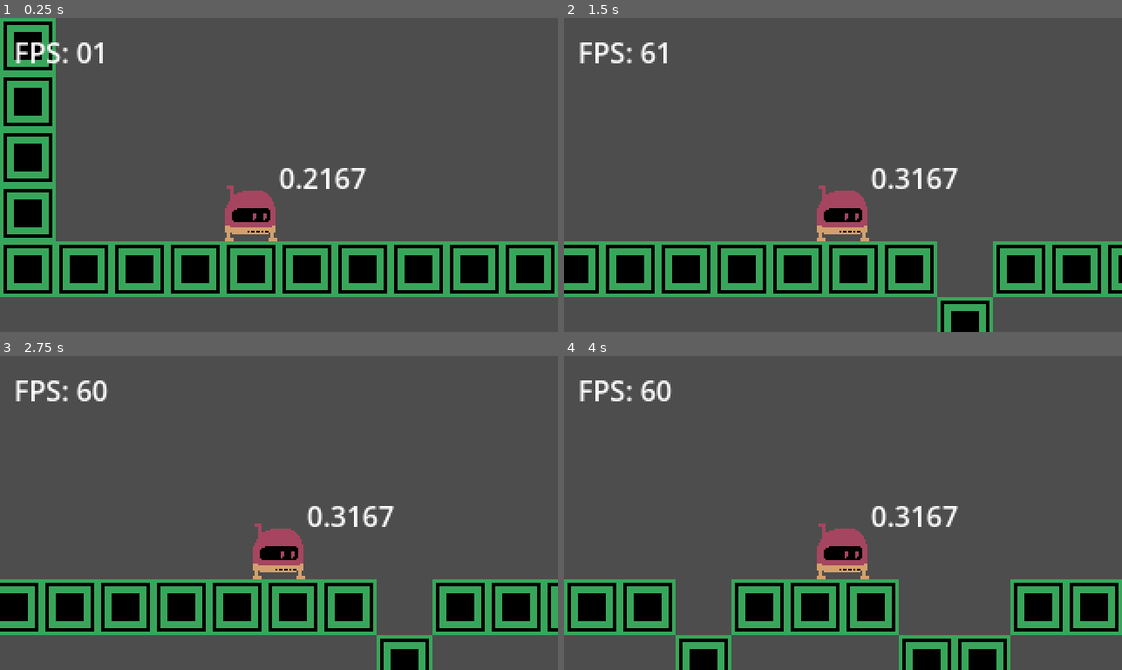
Above: before the commit, frames 1-4 (two rows, left to right).
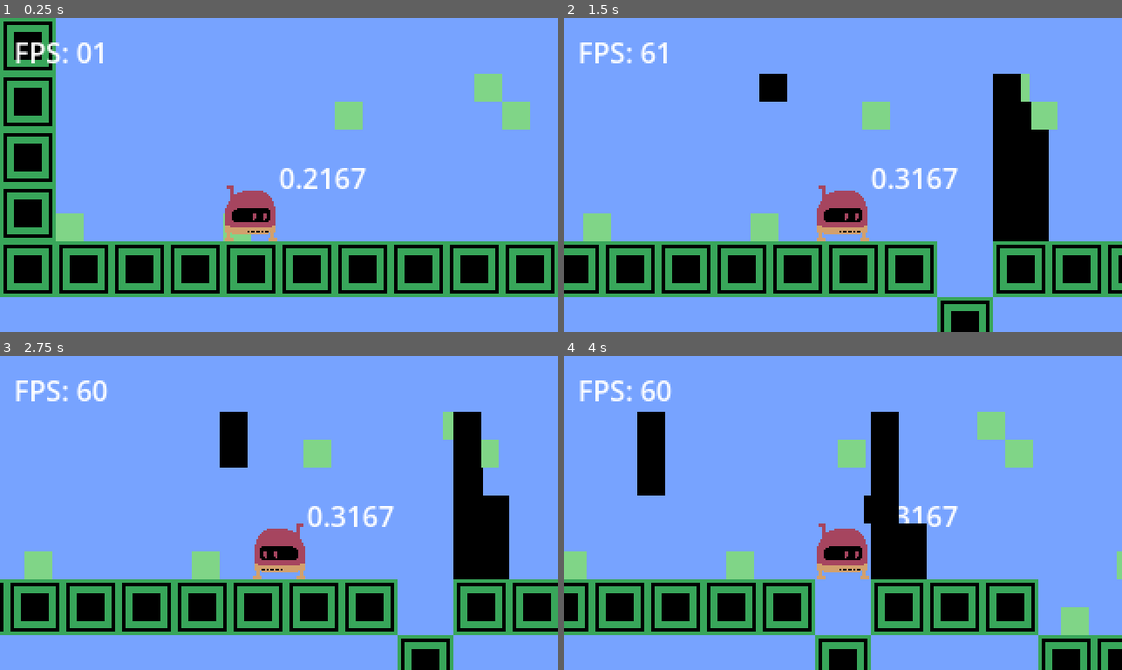
Above: after the commit, the same moments.

Repository: JesusRoberto64/club-creacion-de-vg
Game: Godot game, scene res://Escenas/Practica_3_States/main.tscn
The game is run twice, just before and just after one commit, with the same random seed, the same clock (stepped at 60 frames per second) and the same inputs.
Inputs:
- Up to frame 1 (0.25 s): no input
- Up to frame 2 (1.5 s): tap Enter (ui_accept) at 0.5, 0.77 s; hold Right (ui_right) from 0.53 s (still down); tap Space (fly) at 0.6 s; tap Shift (sprint) at 1.35 s
- Up to frame 3 (2.75 s): tap Enter (ui_accept) at 1.52 s; release Right (ui_right) at 2.03 s; hold Left (ui_left) from 2.03 s (still down); hold Q from 2.03 s (still down)
- Up to frame 4 (4 s): release Left (ui_left) at 2.78 s; release Q at 2.78 s; hold Right (ui_right) from 2.78 s (still down); tap E at 2.85 s; tap Enter (ui_accept) at 3.02, 3.77 s; tap Space (fly) at 3.6 s

The runs differ from the first frame. In frame 1, 74% of the frame differs, in the area x 0-100%, y 0-100%; in frame 2, 81%; in frame 3, 88%; in frame 4, 94%.

Commit message:
Demonio Amarillo

Diff:
--- /dev/null
+++ b/Escenas/Jueguete_2_Yellow_Demon/demon.gd
@@ -0,0 +1,38 @@
+extends Node2D
+
+var Parts : Array = []
+
+var current_part = 0
+var is_moving_part = false
+var speed = 150
+var direction = -1
+var counter = 0
+
+func _ready() -> void:
+	Parts =  $Parts.get_children()
+	$GlobalTimer.start()
+
+func _physics_process(delta: float) -> void:
+	if is_moving_part:
+		Parts[current_part].velocity.x = speed * direction
+		Parts[current_part].move_and_slide()
+
+func _on_global_timer_timeout() -> void:
+	$GlobalTimer.stop()
+	$PartsTimer.start()
+	is_moving_part = true
+	Parts[current_part].get_node("CollisionShape2D").one_way_collision = true
+
+func _on_parts_timer_timeout() -> void:
+	$PartsTimer.stop()
+	$GlobalTimer.start()
+	is_moving_part = false
+	Parts[current_part].get_node("CollisionShape2D").one_way_collision = false
+	#Explicar module
+	current_part = (current_part + 1) % Parts.size()
+	counter += 1
+	if counter == Parts.size():
+		direction *= -1
+		counter = 0
+		Parts.shuffle()
+	pass # Replace with function body.
--- /dev/null
+++ b/Escenas/Jueguete_2_Yellow_Demon/demon.tscn
@@ -0,0 +1,199 @@
+[gd_scene load_steps=4 format=3 uid="uid://lfbe0y63aya"]
+
+[ext_resource type="Texture2D" uid="uid://ddipe3vsy58ov" path="res://Recursos/Img/karel/floor.png" id="1_p6ebn"]
+[ext_resource type="Script" path="res://Escenas/Jueguete_2_Yellow_Demon/demon.gd" id="1_qyy7i"]
+
+[sub_resource type="RectangleShape2D" id="RectangleShape2D_bic0y"]
+size = Vector2(16, 16)
+
+[node name="Demon" type="Node2D"]
+script = ExtResource("1_qyy7i")
+
+[node name="Parts" type="Node2D" parent="."]
+
+[node name="Shape" type="CharacterBody2D" parent="Parts"]
+collision_layer = 2
+collision_mask = 0
+motion_mode = 1
+metadata/_edit_group_ = true
+
+[node name="Floor" type="Sprite2D" parent="Parts/Shape"]
+position = Vector2(2.38419e-07, -1.19209e-07)
+scale = Vector2(0.5, 0.5)
+texture = ExtResource("1_p6ebn")
+
+[node name="CollisionShape2D" type="CollisionShape2D" parent="Parts/Shape"]
+shape = SubResource("RectangleShape2D_bic0y")
+
+[node name="Shape2" type="CharacterBody2D" parent="Parts"]
+position = Vector2(0, 16)
+collision_layer = 2
+collision_mask = 0
+motion_mode = 1
+metadata/_edit_group_ = true
+
+[node name="Floor" type="Sprite2D" parent="Parts/Shape2"]
+position = Vector2(2.38419e-07, -1.19209e-07)
+scale = Vector2(0.5, 0.5)
+texture = ExtResource("1_p6ebn")
+
+[node name="CollisionShape2D" type="CollisionShape2D" parent="Parts/Shape2"]
+shape = SubResource("RectangleShape2D_bic0y")
+
+[node name="Shape3" type="CharacterBody2D" parent="Parts"]
+position = Vector2(0, 32)
+collision_layer = 2
+collision_mask = 0
+motion_mode = 1
+metadata/_edit_group_ = true
+
+[node name="Floor" type="Sprite2D" parent="Parts/Shape3"]
+position = Vector2(2.38419e-07, -1.19209e-07)
+scale = Vector2(0.5, 0.5)
+texture = ExtResource("1_p6ebn")
+
+[node name="CollisionShape2D" type="CollisionShape2D" parent="Parts/Shape3"]
+shape = SubResource("RectangleShape2D_bic0y")
+
+[node name="Shape4" type="CharacterBody2D" parent="Parts"]
+position = Vector2(0, 48)
+collision_layer = 2
+collision_mask = 0
+motion_mode = 1
+metadata/_edit_group_ = true
+
+[node name="Floor" type="Sprite2D" parent="Parts/Shape4"]
+position = Vector2(2.38419e-07, -1.19209e-07)
+scale = Vector2(0.5, 0.5)
+texture = ExtResource("1_p6ebn")
+
+[node name="CollisionShape2D" type="CollisionShape2D" parent="Parts/Shape4"]
+shape = SubResource("RectangleShape2D_bic0y")
+
+[node name="Shape5" type="CharacterBody2D" parent="Parts"]
+position = Vector2(-16, 0)
+collision_layer = 2
+collision_mask = 0
+motion_mode = 1
+metadata/_edit_group_ = true
+
+[node name="Floor" type="Sprite2D" parent="Parts/Shape5"]
+position = Vector2(2.38419e-07, -1.19209e-07)
+scale = Vector2(0.5, 0.5)
+texture = ExtResource("1_p6ebn")
+
+[node name="CollisionShape2D" type="CollisionShape2D" parent="Parts/Shape5"]
+shape = SubResource("RectangleShape2D_bic0y")
+
+[node name="Shape6" type="CharacterBody2D" parent="Parts"]
+position = Vector2(-16, 16)
+collision_layer = 2
+collision_mask = 0
+motion_mode = 1
+metadata/_edit_group_ = true
+
+[node name="Floor" type="Sprite2D" parent="Parts/Shape6"]
+position = Vector2(2.38419e-07, -1.19209e-07)
+scale = Vector2(0.5, 0.5)
+texture = ExtResource("1_p6ebn")
+
+[node name="CollisionShape2D" type="CollisionShape2D" parent="Parts/Shape6"]
+shape = SubResource("RectangleShape2D_bic0y")
+
+[node name="Shape7" type="CharacterBody2D" parent="Parts"]
+position = Vector2(-16, 32)
+collision_layer = 2
+collision_mask = 0
+motion_mode = 1
+metadata/_edit_group_ = true
+
+[node name="Floor" type="Sprite2D" parent="Parts/Shape7"]
+position = Vector2(2.38419e-07, -1.19209e-07)
+scale = Vector2(0.5, 0.5)
+texture = ExtResource("1_p6ebn")
+
+[node name="CollisionShape2D" type="CollisionShape2D" parent="Parts/Shape7"]
+shape = SubResource("RectangleShape2D_bic0y")
+
+[node name="Shape8" type="CharacterBody2D" parent="Parts"]
+position = Vector2(-16, 48)
+collision_layer = 2
+collision_mask = 0
+motion_mode = 1
+metadata/_edit_group_ = true
+
+[node name="Floor" type="Sprite2D" parent="Parts/Shape8"]
+position = Vector2(2.38419e-07, -1.19209e-07)
+scale = Vector2(0.5, 0.5)
+texture = ExtResource("1_p6ebn")
+
+[node name="CollisionShape2D" type="CollisionShape2D" parent="Parts/Shape8"]
+shape = SubResource("RectangleShape2D_bic0y")
+
+[node name="Shape9" type="CharacterBody2D" parent="Parts"]
+position = Vector2(-16, 64)
+collision_layer = 2
+collision_mask = 0
+motion_mode = 1
+metadata/_edit_group_ = true
+
+[node name="Floor" type="Sprite2D" parent="Parts/Shape9"]
+position = Vector2(2.38419e-07, -1.19209e-07)
+scale = Vector2(0.5, 0.5)
+texture = ExtResource("1_p6ebn")
+
+[node name="CollisionShape2D" type="CollisionShape2D" parent="Parts/Shape9"]
+shape = SubResource("RectangleShape2D_bic0y")
+
+[node name="Shape10" type="CharacterBody2D" parent="Parts"]
+position = Vector2(-16, 80)
+collision_layer = 2
+collision_mask = 0
+motion_mode = 1
+metadata/_edit_group_ = true
+
+[node name="Floor" type="Sprite2D" parent="Parts/Shape10"]
+position = Vector2(2.38419e-07, -1.19209e-07)
+scale = Vector2(0.5, 0.5)
+texture = ExtResource("1_p6ebn")
+
+[node name="CollisionShape2D" type="CollisionShape2D" parent="Parts/Shape10"]
+shape = SubResource("RectangleShape2D_bic0y")
+
+[node name="Shape11" type="CharacterBody2D" parent="Parts"]
+position = Vector2(0, 80)
+collision_layer = 2
+collision_mask = 0
+motion_mode = 1
+metadata/_edit_group_ = true
+
+[node name="Floor" type="Sprite2D" parent="Parts/Shape11"]
+position = Vector2(2.38419e-07, -1.19209e-07)
+scale = Vector2(0.5, 0.5)
+texture = ExtResource("1_p6ebn")
+
+[node name="CollisionShape2D" type="CollisionShape2D" parent="Parts/Shape11"]
+shape = SubResource("RectangleShape2D_bic0y")
+
+[node name="Shape12" type="CharacterBody2D" parent="Parts"]
+position = Vector2(0, 64)
+collision_layer = 2
+collision_mask = 0
+motion_mode = 1
+metadata/_edit_group_ = true
+
+[node name="Floor" type="Sprite2D" parent="Parts/Shape12"]
+position = Vector2(2.38419e-07, -1.19209e-07)
+scale = Vector2(0.5, 0.5)
+texture = ExtResource("1_p6ebn")
+
+[node name="CollisionShape2D" type="CollisionShape2D" parent="Parts/Shape12"]
+shape = SubResource("RectangleShape2D_bic0y")
+
+[node name="GlobalTimer" type="Timer" parent="."]
+wait_time = 0.2
+
+[node name="PartsTimer" type="Timer" parent="."]
+
+[connection signal="timeout" from="GlobalTimer" to="." method="_on_global_timer_timeout"]
+[connection signal="timeout" from="PartsTimer" to="." method="_on_parts_timer_timeout"]
--- a/Escenas/Practica_3_States/main.tscn
+++ b/Escenas/Practica_3_States/main.tscn
@@ -1,10 +1,12 @@
-[gd_scene load_steps=13 format=4 uid="uid://dss8avej31rin"]
+[gd_scene load_steps=15 format=4 uid="uid://dss8avej31rin"]
 
 [ext_resource type="Script" path="res://Escenas/Practica_3_States/main.gd" id="1_20tms"]
 [ext_resource type="Texture2D" uid="uid://dbr4gx0f4645u" path="res://Recursos/Img/karel/karel.png" id="1_jijmp"]
 [ext_resource type="Script" path="res://Escenas/Practica_3_States/player.gd" id="1_kbkr4"]
 [ext_resource type="Texture2D" uid="uid://cc00m0osn2fhs" path="res://Recursos/Img/karel/wall.png" id="2_umxvq"]
 [ext_resource type="Script" path="res://Escenas/Practica_3_States/curves.gd" id="3_mmt47"]
+[ext_resource type="Texture2D" uid="uid://bk1wls07p2blm" path="res://Recursos/Img/general/SKY_180x320.png" id="6_urai2"]
+[ext_resource type="PackedScene" uid="uid://lfbe0y63aya" path="res://Escenas/Jueguete_2_Yellow_Demon/demon.tscn" id="7_lsa5x"]
 
 [sub_resource type="Curve" id="Curve_5cwfm"]
 _data = [Vector2(0, 0), 0.0, 0.0, 0, 0, Vector2(0.293651, 1), 0.0, 0.0, 0, 0]
@@ -15,8 +17,8 @@
 point_count = 2
 
 [sub_resource type="Curve" id="Curve_mkx1y"]
-_data = [Vector2(0, 0), 0.0, 0.0, 0, 0, Vector2(0.72619, 0.341362), 0.960329, 0.960329, 0, 0, Vector2(1, 1), 3.09197, 0.0, 0, 0]
-point_count = 3
+_data = [Vector2(0, 0), 0.0, 0.0, 0, 0, Vector2(1, 1), -0.0515346, 0.0, 0, 0]
+point_count = 2
 
 [sub_resource type="Curve" id="Curve_t7wmk"]
 _data = [Vector2(0, 1), 0.0, -3.30399, 0, 0, Vector2(1, 0), -0.0418602, 0.0, 0, 0]
@@ -41,6 +43,8 @@
 
 [node name="Player" type="CharacterBody2D" parent="."]
 position = Vector2(144, 16)
+collision_layer = 3
+collision_mask = 3
 slide_on_ceiling = false
 script = ExtResource("1_kbkr4")
 metadata/_edit_group_ = true
@@ -85,3 +89,18 @@
 offset_right = 64.0
 offset_bottom = 31.0
 text = "FPS:00"
+
+[node name="ParallaxBackground" type="ParallaxBackground" parent="CanvasLayer"]
+scroll_base_scale = Vector2(2, 2)
+scroll_ignore_camera_zoom = true
+
+[node name="ParallaxLayer" type="ParallaxLayer" parent="CanvasLayer/ParallaxBackground"]
+motion_scale = Vector2(0.1, 0.1)
+motion_mirroring = Vector2(320, 180)
+
+[node name="Sprite2D" type="Sprite2D" parent="CanvasLayer/ParallaxBackground/ParallaxLayer"]
+texture = ExtResource("6_urai2")
+centered = false
+
+[node name="Demon" parent="." instance=ExtResource("7_lsa5x")]
+position = Vector2(376, 40)
--- a/Escenas/Practica_3_States/player.gd
+++ b/Escenas/Practica_3_States/player.gd
@@ -54,6 +54,8 @@
 	else:
 		jump_hold_timer = 0.0
 
+	$Karel.scale.x = current_direction
+
 # ===== Funciones Modularizadas =====
 func handle_jump_impulse() -> void:
 	if can_impulse_jump and Input.is_action_pressed("jump") and velocity.y < 0:
